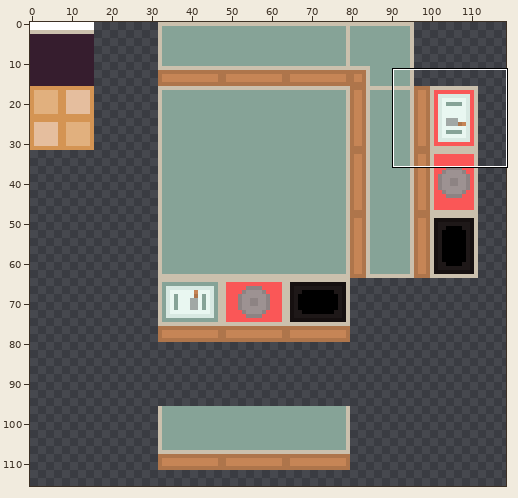
Two states of a pixel-art file, Assets/MyTileSet/KitchenTileSetV1.aseprite. Above, an overview of the earlier version with the close-up marked.
Close-up. Before:
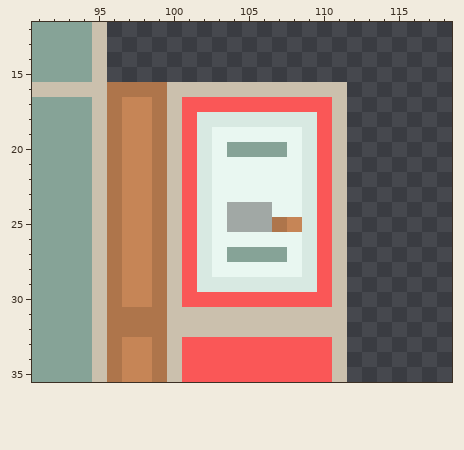
128x128 pixels, 1 frame. Shown: x 91..118, y 12..35. The wide view leaves out empty margins.
New version:
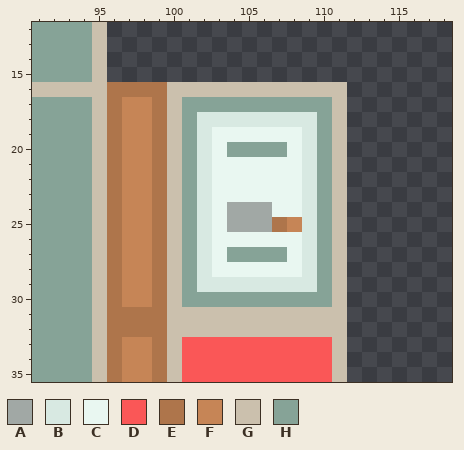
Palette (. is transparent): A #a1a8a5  B #d8e9e2  C #e9f7f1  D #fa5757  E #ae754b  F #c68556  G #cbc0ad  H #86a397
From old to new:
{"y":17,"x":101,"old":"DDDDDDDDDD","new":"HHHHHHHHHH"}
{"y":18,"x":101,"old":"D","new":"H"}
{"y":18,"x":110,"old":"D","new":"H"}
{"y":19,"x":101,"old":"D","new":"H"}
{"y":19,"x":110,"old":"D","new":"H"}
{"y":20,"x":101,"old":"D","new":"H"}
{"y":20,"x":110,"old":"D","new":"H"}
{"y":21,"x":101,"old":"D","new":"H"}
{"y":21,"x":110,"old":"D","new":"H"}
{"y":22,"x":101,"old":"D","new":"H"}
{"y":22,"x":110,"old":"D","new":"H"}
{"y":23,"x":101,"old":"D","new":"H"}
{"y":23,"x":110,"old":"D","new":"H"}
{"y":24,"x":101,"old":"D","new":"H"}
{"y":24,"x":110,"old":"D","new":"H"}
{"y":25,"x":101,"old":"D","new":"H"}
{"y":25,"x":110,"old":"D","new":"H"}
{"y":26,"x":101,"old":"D","new":"H"}
{"y":26,"x":110,"old":"D","new":"H"}
{"y":27,"x":101,"old":"D","new":"H"}
{"y":27,"x":110,"old":"D","new":"H"}
{"y":28,"x":101,"old":"D","new":"H"}
{"y":28,"x":110,"old":"D","new":"H"}
{"y":29,"x":101,"old":"D","new":"H"}
{"y":29,"x":110,"old":"D","new":"H"}
{"y":30,"x":101,"old":"DDDDDDDDDD","new":"HHHHHHHHHH"}
